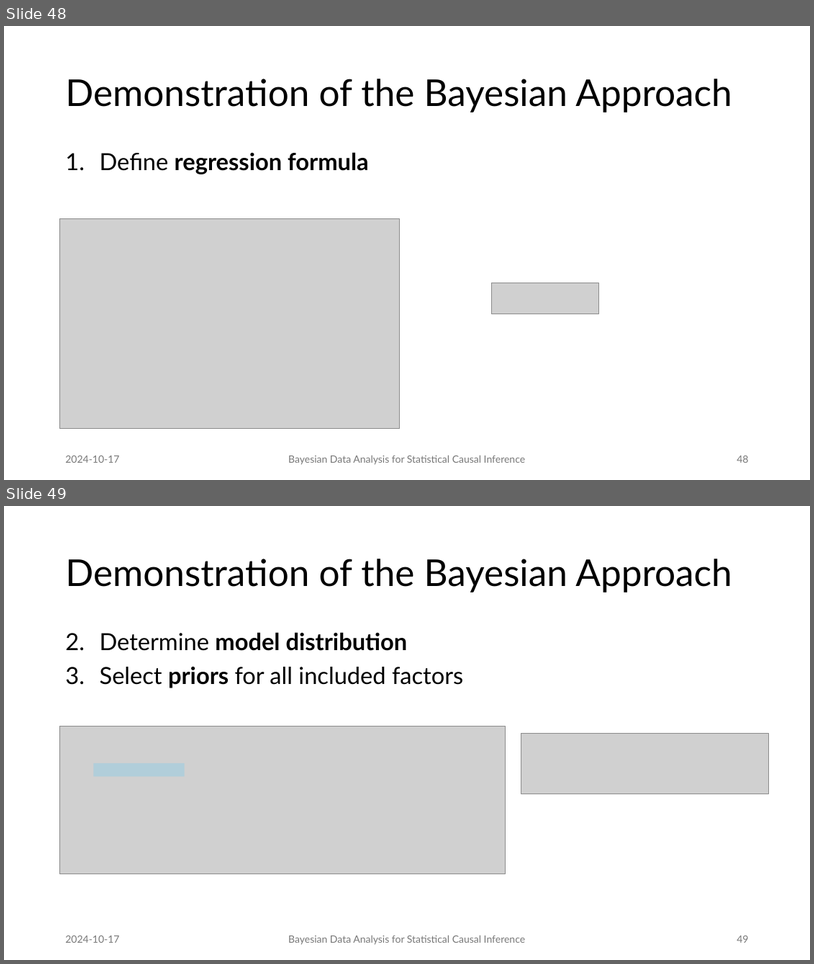
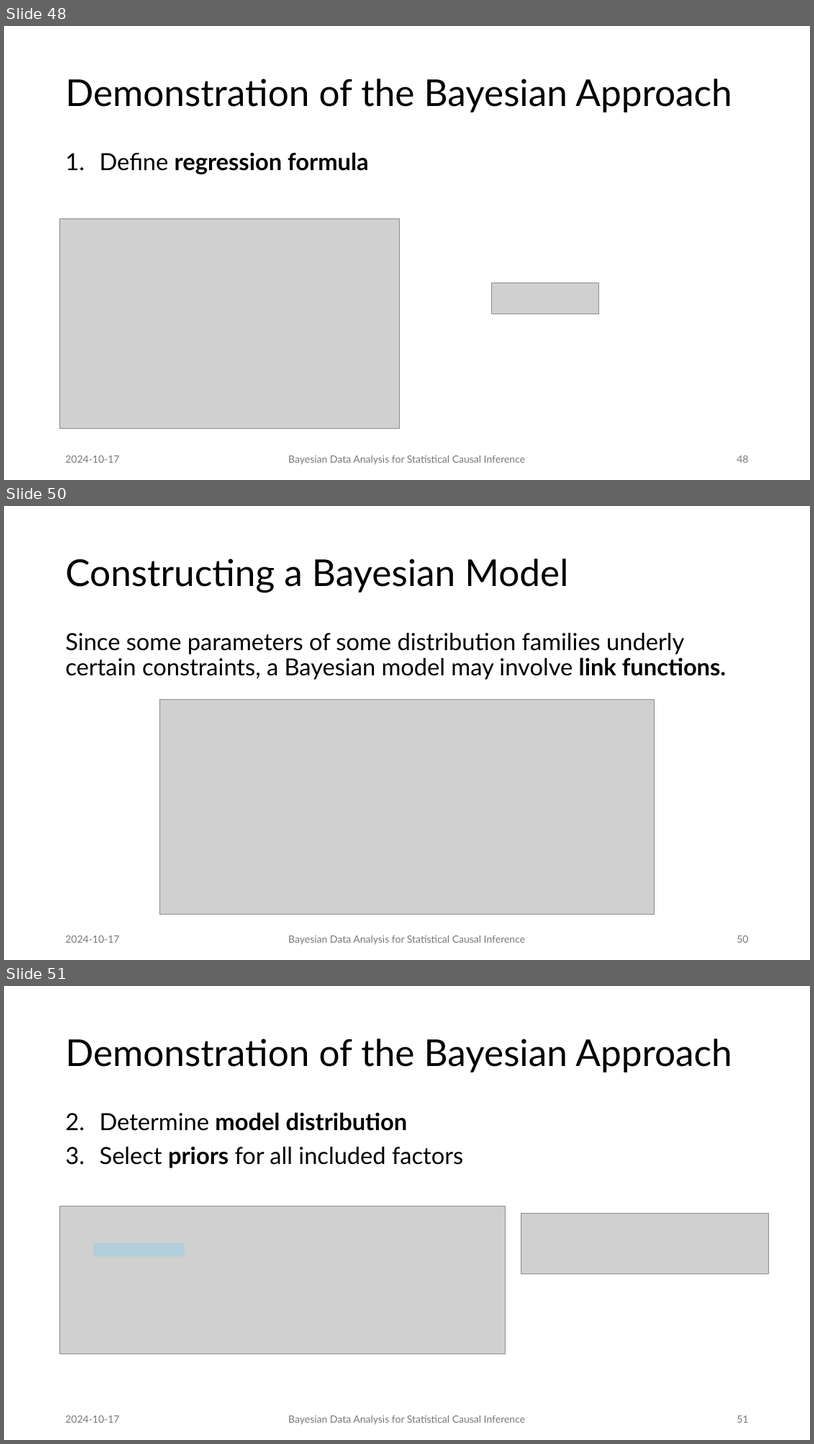
Before and after one commit to JulianFrattini/bda4sci, a slide deck: slides/presentations/2024-10-18-seminar-upc.pptx. Shown one above the other, each under a label of ours: slides 48 and 49 before the commit, slides 48, 50 and 51 after it; the slides between them are not shown. The pictures are 814x964 and 814x1444 pixels, drawn with LibreOffice and Linux fonts; fonts in the diff are those of the drawing; grey boxes stand for pictures. Boxes give left, top, right and bottom in pixels: in the first picture for what was removed or moved away, otherwise in the second. Text is boxed around its words. In the diff, an @@ line names an element or a change of style, - is before the commit and + after.

```diff
--- a/slides/presentations/2024-10-18-seminar-upc.pptx
+++ b/slides/presentations/2024-10-18-seminar-upc.pptx
@@ slide 50 added at [4,506,810,960], background #FFFFFF @@
@@ title added at [65,559,568,592], 44 pt, text #000000 @@
+Constructing a Bayesian Model
@@ text added at [65,633,726,680], 28 pt, text #000000 @@
+Since some parameters of some distribution families underly certain constraints, a Bayesian model may involve link functions.
@@ picture added at [160,700,654,914] @@
@@ text added at [65,935,119,942], 12 pt, text #797979 @@
+2024-10-17
@@ text added at [288,934,525,944], 12 pt, text #797979 @@
+Bayesian Data Analysis for Statistical Causal Inference
@@ page number added at [737,935,748,942], 12 pt, text #797979 @@
+50
@@ what was slide 49 is now slide 51 @@
@@ page number at [737,1415,748,1422]: text changed @@
-49
+51
```
Also in this commit, not shown: 1 other slide added, 12 other files.
